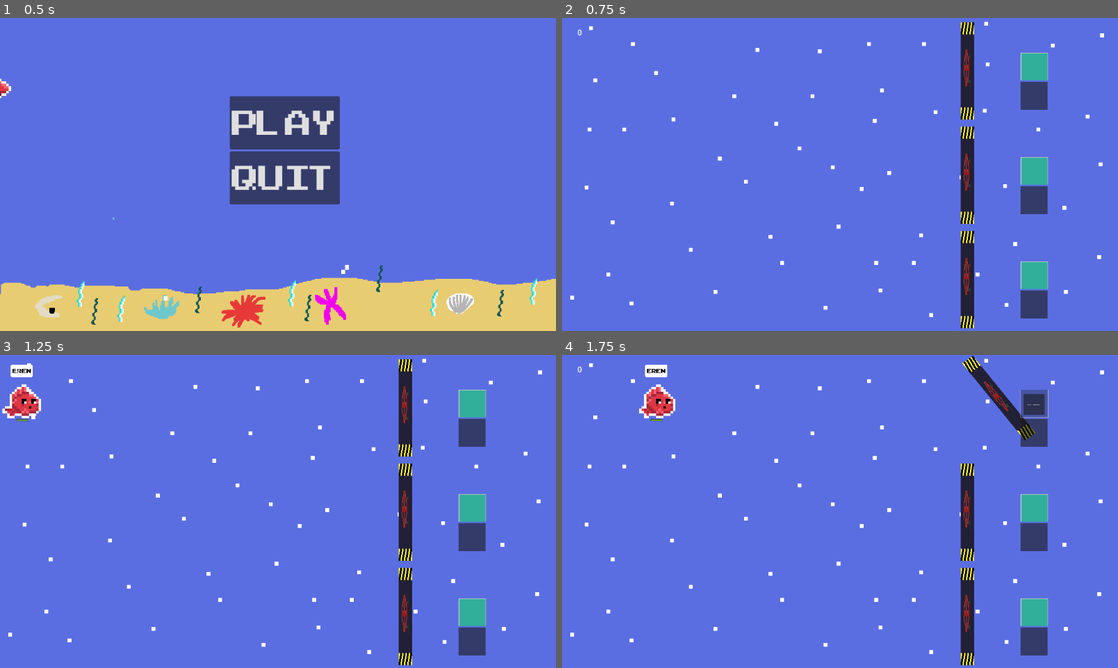
Above: before the commit, frames 1-4 (two rows, left to right).
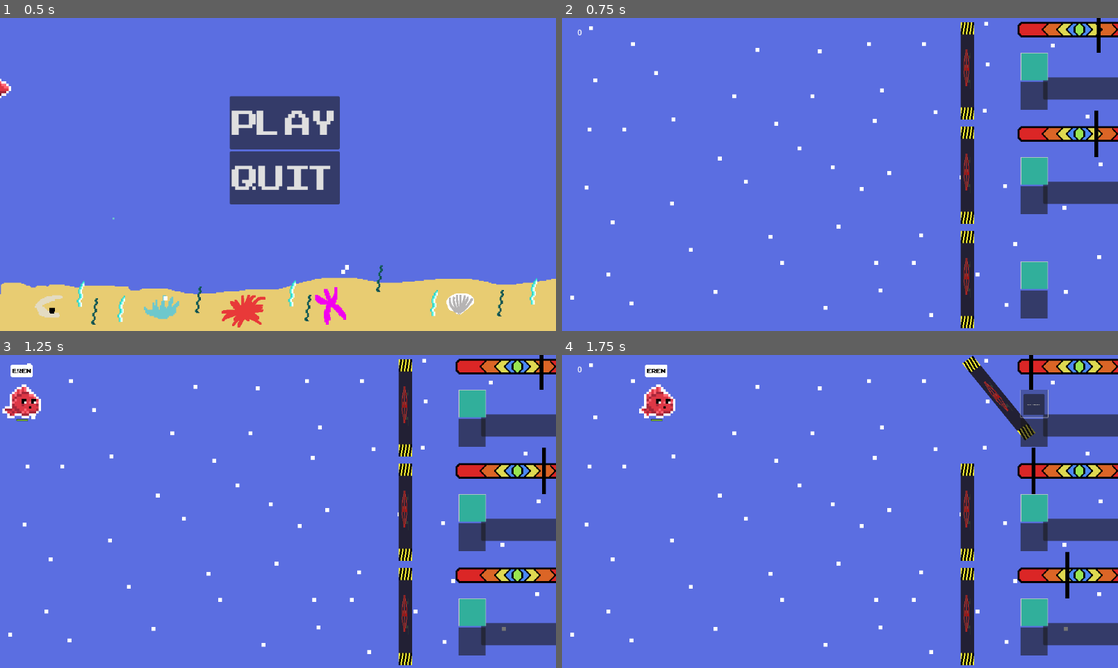
Above: after the commit, the same moments.

Repository: ernykt/fishjam_3
Game: Godot game, scene res://scenes/menu.tscn
Same seed, same stepped clock (60 frames per second), same inputs: the game is played once before the commit and once after it.
Inputs:
- Up to frame 1 (0.5 s): no input
- Up to frame 2 (0.75 s): click "Play" at 0.5 s
- Up to frame 3 (1.25 s): no input
- Up to frame 4 (1.75 s): click "OPEN" at 1.25 s

Frame 1 is identical in both runs. In frame 2, 3.9% of the frame differs, in the area x 81-100%, y 0-60%; in frame 3, 5.8%; in frame 4, 5.9%, in the area x 81-100%, y 0-93%.

Commit message:
minigame spawn signal

Diff:
--- a/scenes/mini_game.tscn
+++ b/scenes/mini_game.tscn
@@ -12,8 +12,7 @@
 script = ExtResource("1_mnx7y")
 
 [node name="ShootMiddle" type="Sprite2D" parent="."]
-position = Vector2(461, 200)
-scale = Vector2(4, 4)
+scale = Vector2(2, 2)
 texture = ExtResource("3_lktfg")
 
 [node name="GoodSpot" type="Area2D" parent="ShootMiddle"]
@@ -24,7 +23,6 @@
 polygon = PackedVector2Array(344, 128, 360, 128, 360, 136, 368, 136, 368, 144, 368, 168, 360, 168, 360, 176, 344, 176, 344, 168, 336, 168, 336, 136, 344, 136)
 
 [node name="CursorBody" type="CharacterBody2D" parent="."]
-position = Vector2(460, 212)
 
 [node name="Cursor" type="Sprite2D" parent="CursorBody"]
 scale = Vector2(4, 4)
@@ -35,18 +33,10 @@
 shape = SubResource("RectangleShape2D_r4hvg")
 
 [node name="Shoot" type="Button" parent="."]
-offset_left = 348.0
-offset_top = 381.0
-offset_right = 506.0
-offset_bottom = 427.0
+offset_left = -75.0
+offset_top = 99.0
+offset_right = 83.0
+offset_bottom = 145.0
 theme_override_fonts/font = ExtResource("4_gh7gs")
 
-[node name="Area2D" type="Area2D" parent="."]
-
-[node name="CollisionShape2D" type="CollisionShape2D" parent="Area2D"]
-
-[node name="Area2D2" type="Area2D" parent="."]
-
-[node name="CollisionShape2D" type="CollisionShape2D" parent="Area2D2"]
-
 [connection signal="pressed" from="Shoot" to="." method="_on_shoot_pressed"]
--- a/scripts/MiniGame.gd
+++ b/scripts/MiniGame.gd
@@ -3,8 +3,6 @@
 @onready var cursor = $CursorBody
 @onready var board = $ShootMiddle
 
-var border_left = -248
-var border_right = 216
 var SPEED = 300.0
 var right = true
 var pos
@@ -16,10 +14,9 @@
 
 func _process(_delta):
 	if cursor in $ShootMiddle/GoodSpot.get_overlapping_bodies() and pressed and not has_tried:
-		print("nice")
+		self.queue_free()
 	if not pressed:
-		pass
-		#move_cursor()
+		move_cursor()
 	cursor.move_and_slide()
 
 func _on_shoot_pressed():
@@ -27,13 +24,11 @@
 	pressed = true
 
 func move_cursor():
-		if to_local(cursor.position).x <= pos.x + 240 and right:
+		if to_local(cursor.position).x <= pos.x + 120 and right:
 			cursor.velocity = SPEED * Vector2.RIGHT
-		if int(to_local(cursor.position).x) == int(pos.x + 240):
-			print(to_local(cursor.position).x)
+		if int(to_local(cursor.position).x) == int(pos.x + 120):
 			right = false
-		if not right and to_local(cursor.position).x >= pos.x - 240:
+		if not right and to_local(cursor.position).x >= pos.x - 120:
 			cursor.velocity = SPEED * Vector2.LEFT
-			print("going left")
-		if  int(to_local(cursor.position).x) == int(pos.x - 240):
+		if  int(to_local(cursor.position).x) == int(pos.x - 120):
 			right = true
--- a/scripts/door_1.gd
+++ b/scripts/door_1.gd
@@ -9,41 +9,43 @@
 var disable_collision = false
 var timer : Timer
 var on_cooldown = false
-var chance_to_break = randi_range(4, 5)
-var is_broke = false
-var game
+var chance_to_break
+var is_broken = false
+
 func _ready():
-	game = minigame.instantiate()
-	game.position = global_position
-	add_child(game)
 	timer = Timer.new()
 	timer.one_shot = true
 	add_child(timer)
 
 func _process(delta):
-	print(game.pos)
-	#var chance_to_break = randi_range(1, 100)
-	$DetectFish.rotation = 0
-
-	if not can_rotate:
-		$DoorSprite.rotation -= 1.5 * delta
-	if $DoorSprite.rotation_degrees < -90:
-		can_rotate = true
-		in_position = true
-		#$DoorShape.disabled = false
-		if not disable_collision:
-			disable_collision = true
-			$DoorShape.disabled = true
-	if can_rotate and in_position and timer.is_stopped():
-		$DoorSprite.rotation += 1.5 * delta
-		disable_collision = false
-		$DoorShape.disabled = false
-	if $DoorSprite.rotation_degrees >= 0:
-		in_position = false
-		$Control/Button.disabled = false
-	if on_cooldown:
-		$Button3.text = str(int($Button3/BombCooldown.time_left))
-
+	print(chance_to_break)
+	if not is_broken:
+		chance_to_break = randi_range(1, 5)
+	if chance_to_break != 5:
+		$DetectFish.rotation = 0
+		if not can_rotate:
+			$DoorSprite.rotation -= 1.5 * delta
+		if $DoorSprite.rotation_degrees < -90:
+			can_rotate = true
+			in_position = true
+			#$DoorShape.disabled = false
+			if not disable_collision:
+				disable_collision = true
+				$DoorShape.disabled = true
+		if can_rotate and in_position and timer.is_stopped():
+			$DoorSprite.rotation += 1.5 * delta
+			disable_collision = false
+			$DoorShape.disabled = false
+		if $DoorSprite.rotation_degrees >= 0:
+			in_position = false
+			$Control/Button.disabled = false
+		if on_cooldown:
+			$Button3.text = str(int($Button3/BombCooldown.time_left))
+	elif chance_to_break == 5:
+		Globals.emit_signal("broken",position)
+		$Control/Button.disabled = true
+		is_broken = true
+		chance_to_break = -1
 
 func _on_detect_fish_body_entered(body):
 	if "Fish" in body.name:
--- a/scripts/globals.gd
+++ b/scripts/globals.gd
@@ -1,3 +1,5 @@
 extends Node
 
 var score = 0
+
+signal broken(pos)
--- a/scripts/main.gd
+++ b/scripts/main.gd
@@ -1,6 +1,16 @@
 extends Node2D
 
 @onready var score_text = $Score
+@onready var minigame = preload("res://scenes/mini_game.tscn")
+
+func _ready():
+	Globals.connect("broken",start_minigame)
 
 func _process(_delta):
 	score_text.text = str(Globals.score)
+
+func start_minigame(pos):
+	var minigame_scene = minigame.instantiate()
+	minigame_scene.position.x = pos.x + 200
+	minigame_scene.position.y = pos.y + 24
+	add_child(minigame_scene)
